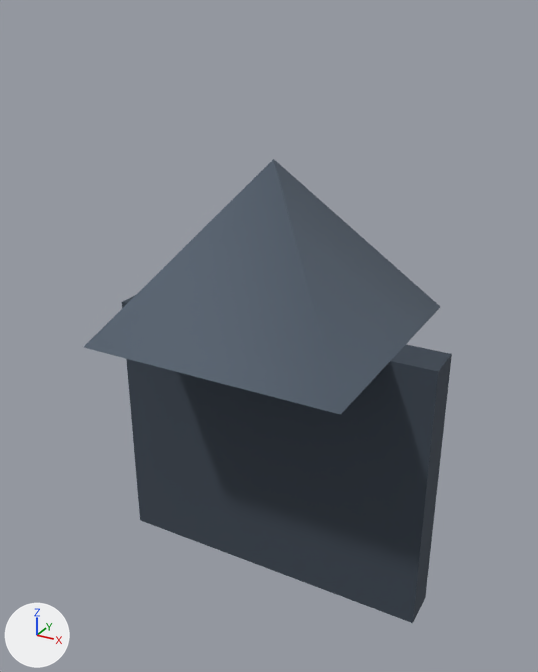
The glTF model public/assets/models/environment/graveyard/chapel_ruin.glb: old version first, new version second.
Camera for both pictures: a 50 mm camera at (3.18, -5.87, 5.62) aimed at (-0.03, -0.03, 2.7). Lighting does not change. The marker at lower left points along +X, +Y and +Z. The picture after the commit comes second. Where no turn or scale is listed for an object, it has been applied to the vertices. Vertices at exactly the same position are counted once.
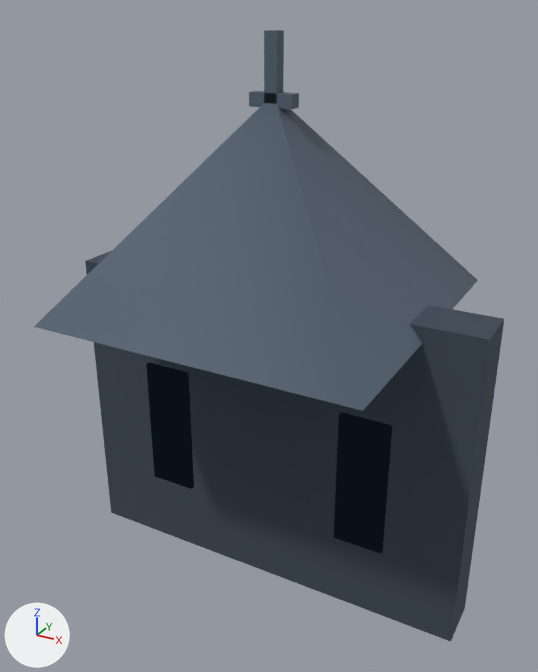
The change, as a list of edits to the scene's bpy script:
```text
Add mat_material_3:
    mat_material_3 = bpy.data.materials.new('Material_3')
    # nodes: BsdfTransparent, Emission, LightPath, MixShader, OutputMaterial
    # colours: black #0a1018
Add mat_material_2:
    mat_material_2 = bpy.data.materials.new('Material_2')
    # nodes: BsdfTransparent, Emission, LightPath, MixShader, OutputMaterial
    # colours: black #0a1018
Change me_mesh_0:
    used by ob_mesh_0; location = (0.0, 0.0, 1.4)
    remove me_mesh_0.from_pydata(...)  # 8 vertices, 12 faces; spans x -1.7..1.7, y -0.2..0.2, z -1.4..1.4
    add me_mesh_0.from_pydata(...)  # 8 vertices, 12 faces; spans x -2.1..2.1, y -0.25..0.25, z -1.6..1.6
    me_mesh_0 part 1: the whole mesh is scaled about its middle by (1.24, 1.25, 1.14)
Change me_mesh_1:
    used by ob_mesh_1; location = (0.0, 0.0, 3.6)
    remove me_mesh_1.from_pydata(...)  # 7 vertices, 8 faces; spans x -1.27..1.27, y -1.27..1.27, z -0.8..0.8
    add me_mesh_1.from_pydata(...)  # 7 vertices, 8 faces; spans x -1.56..1.56, y -1.56..1.56, z -0.95..0.95
    me_mesh_1 part 2: the whole mesh is scaled about its middle by (1.22, 1.22, 1.19)
Add me_mesh_5:
    me_mesh_5.from_pydata(...)  # a box spanning x -0.21..0.21, y -0.06..0.06, z -0.06..0.06
    me_mesh_5.materials.append(mat_material_1)  # greyish blue #566474
Add me_mesh_4:
    me_mesh_4.from_pydata(...)  # a box spanning x -0.06..0.06, y -0.06..0.06, z -0.35..0.35
    me_mesh_4.materials.append(mat_material_1)  # greyish blue #566474
Add me_mesh_3:
    me_mesh_3.from_pydata(...)  # a box spanning x -0.25..0.25, y -0.3..0.3, z -0.7..0.7
    me_mesh_3.materials.append(mat_material_3)
Add me_mesh_2:
    me_mesh_2.from_pydata(...)  # a box spanning x -0.25..0.25, y -0.3..0.3, z -0.7..0.7
    me_mesh_2.materials.append(mat_material_2)
Change ob_mesh_0:
    ob_mesh_0.location: (0.0, 0.0, 1.4) -> (0.0, 0.0, 1.6)
Change ob_mesh_1:
    ob_mesh_1.location: (0.0, 0.0, 3.6) -> (0.0, 0.0, 4.0)
Add ob_mesh_5:
    ob_mesh_5 = bpy.data.objects.new('Mesh_5', me_mesh_5)
    ob_mesh_5.location = (0.0, 0.0, 4.9)
Add ob_mesh_4:
    ob_mesh_4 = bpy.data.objects.new('Mesh_4', me_mesh_4)
    ob_mesh_4.location = (0.0, 0.0, 5.1)
Add ob_mesh_3:
    ob_mesh_3 = bpy.data.objects.new('Mesh_3', me_mesh_3)
    ob_mesh_3.location = (1.1, 0.0, 1.5)
Add ob_mesh_2:
    ob_mesh_2 = bpy.data.objects.new('Mesh_2', me_mesh_2)
    ob_mesh_2.location = (-1.1, 0.0, 1.5)
```

Where the change shows, as pixel boxes [x1, y1, x2, y2] in the pictures (538 x 672 px):
'Mesh_0', rescaled (27% wider, 20% taller)
    before: [122, 296, 452, 623]
    after: [85, 251, 504, 642]
'Mesh_1', moved, rescaled (25% wider, 20% taller)
    before: [84, 159, 440, 415]
    after: [34, 103, 478, 411]
'Mesh_3', added
    after: [334, 412, 392, 554]
'Mesh_2', added
    after: [146, 362, 194, 489]
'Mesh_4', added
    after: [264, 30, 284, 103]
'Mesh_5', added
    after: [249, 91, 299, 109]
